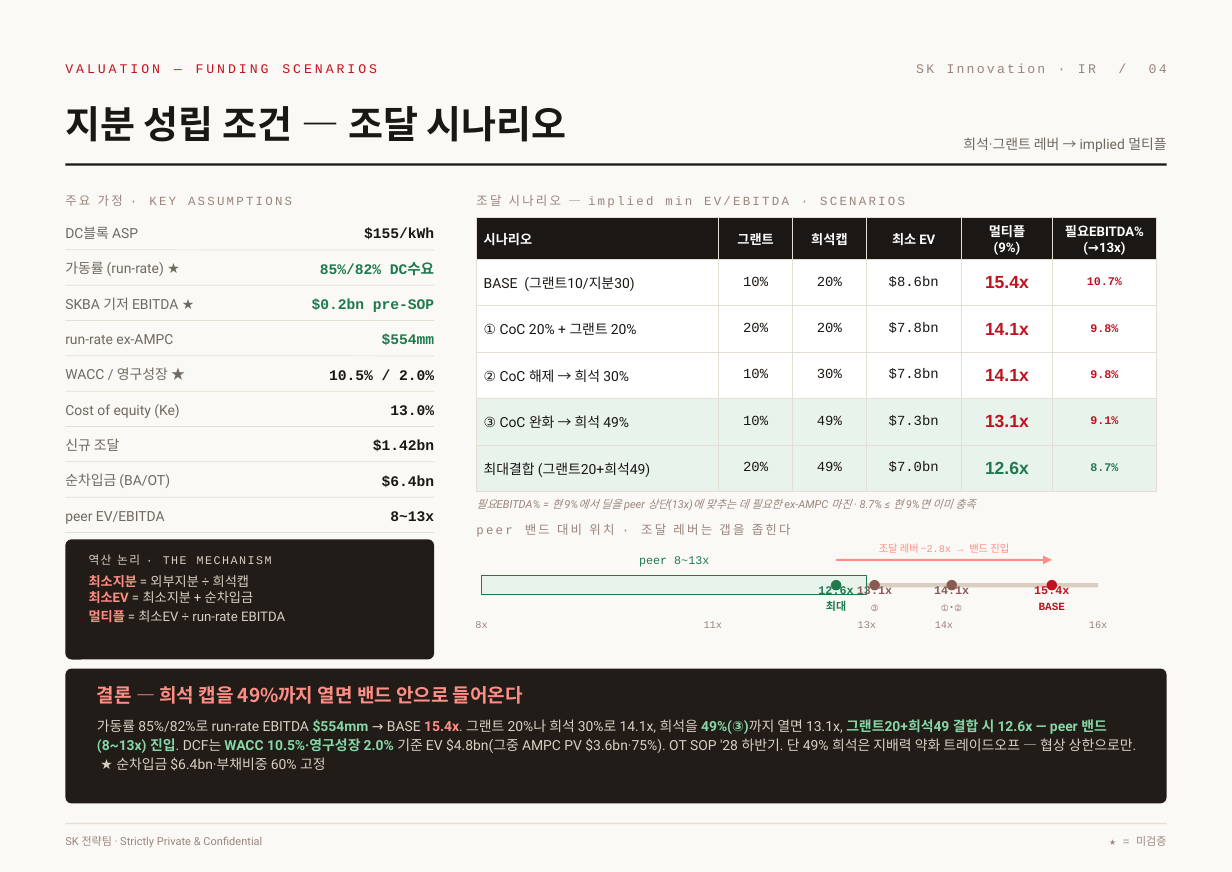
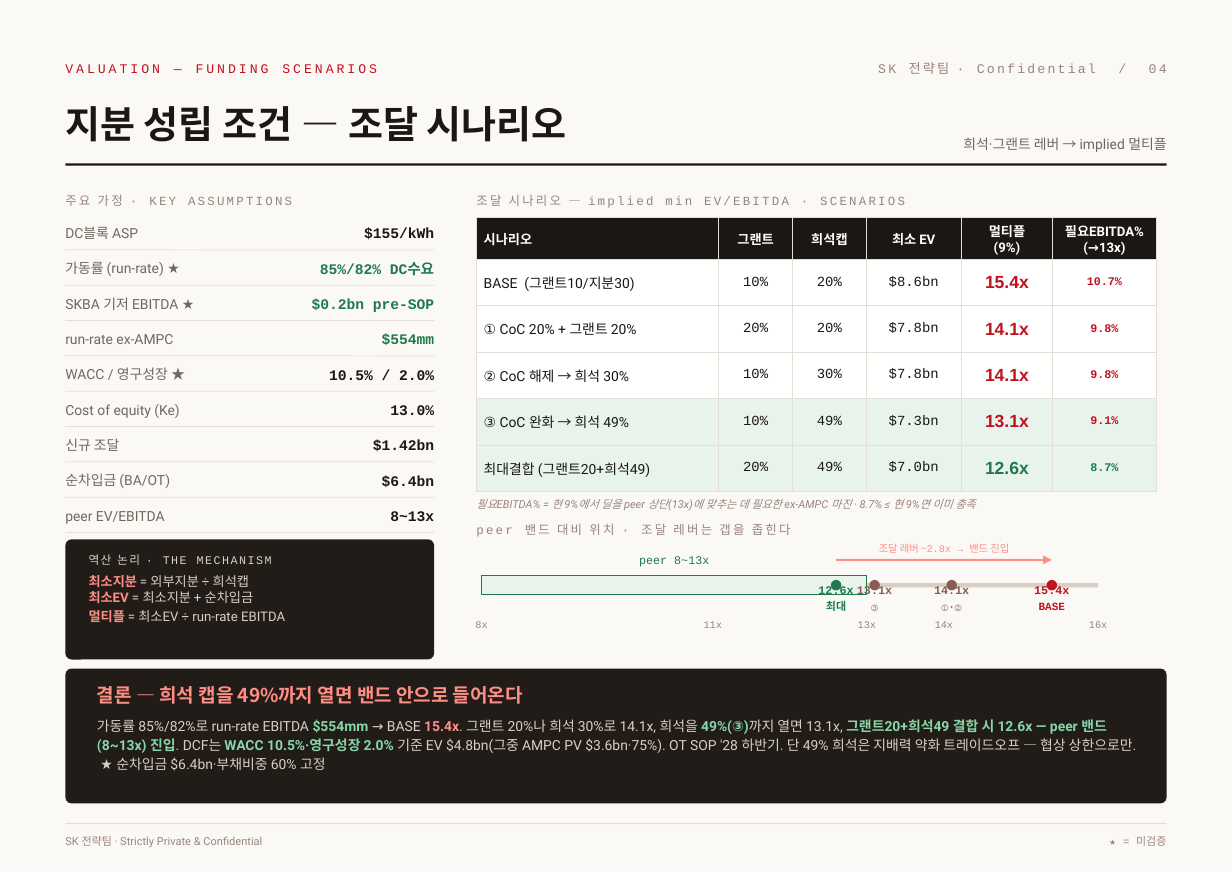
Before and after one commit to ljmcoal-gif/bm-x7k2, a slide deck: slide 4 of sk_valuation_project/output/SK_Funding_v3_editable.pptx. Drawn at 1232x872 pixels with LibreOffice and Linux fonts; fonts in the diff are those of the drawing. Boxes give left, top, right and bottom in pixels: in the first picture for what was removed or moved away, otherwise in the second. Text is boxed around its words. In the diff, an @@ line names an element or a change of style, - is before the commit and + after.

```diff
--- a/sk_valuation_project/output/SK_Funding_v3_editable.pptx
+++ b/sk_valuation_project/output/SK_Funding_v3_editable.pptx
@@ text at (878, 62, 1167, 74): text changed @@
-SK Innovation · IR / 04
+SK 전략팀 · Confidential / 04
```
Also in this commit, not shown: 3 other slides changed, 4 other files.
